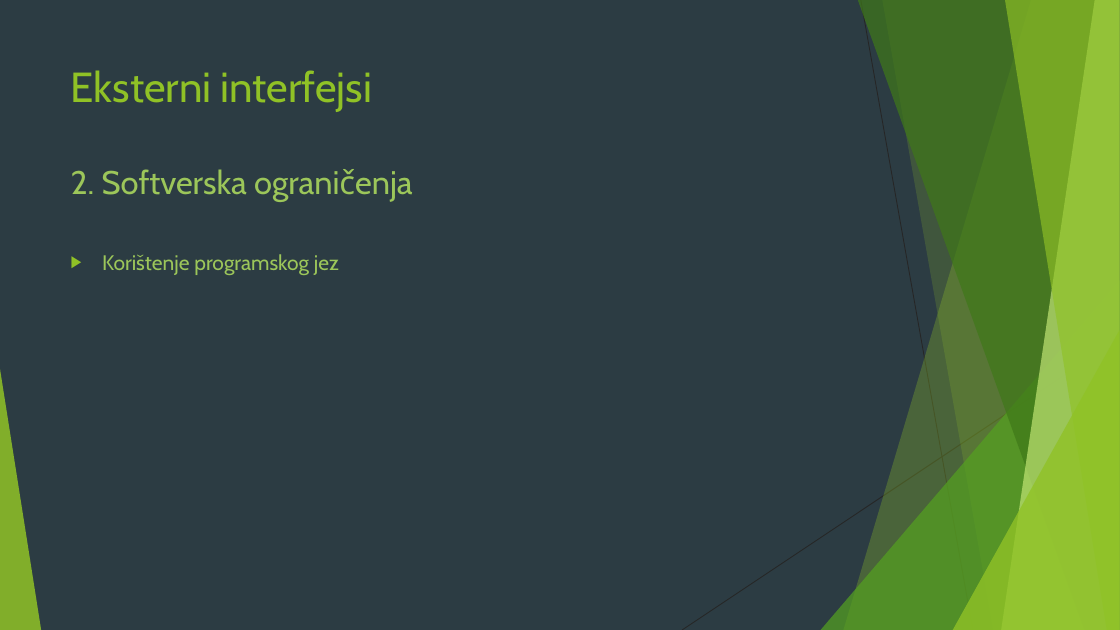
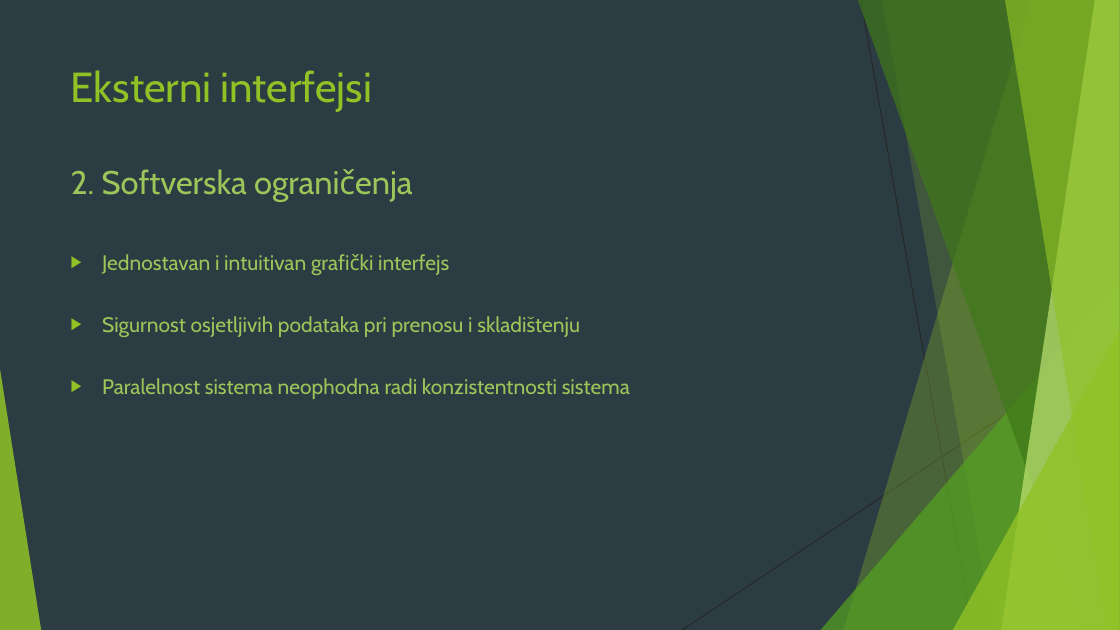
Before and after one commit to dejansimic00/ISZ_DT, a slide deck: slide 8 of EKamp.pptx. Drawn at 1120x630 pixels with LibreOffice and Linux fonts; fonts in the diff are those of the drawing. Boxes give left, top, right and bottom in pixels: in the first picture for what was removed or moved away, otherwise in the second. Text is boxed around its words. In the diff, an @@ line names an element or a change of style, - is before the commit and + after.

```diff
--- a/EKamp.pptx
+++ b/EKamp.pptx
@@ text at [102,254,630,399]: text changed @@
-▶ Korištenje programskog jez
+▶ Jednostavan i intuitivan grafički interfejs
+▶ Sigurnost osjetljivih podataka pri prenosu i skladištenju
+▶ Paralelnost sistema neophodna radi konzistentnosti sistema
```
Also in this commit, not shown: 8 other slides changed, 1 other file.
